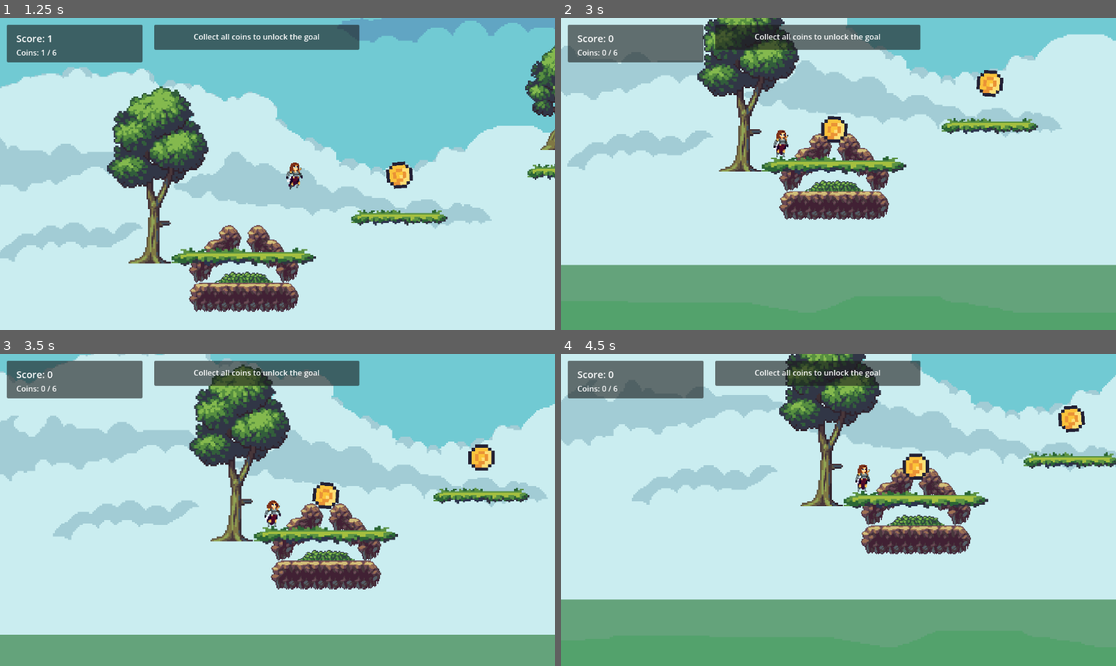
Above: before the commit, frames 1-4 (two rows, left to right).
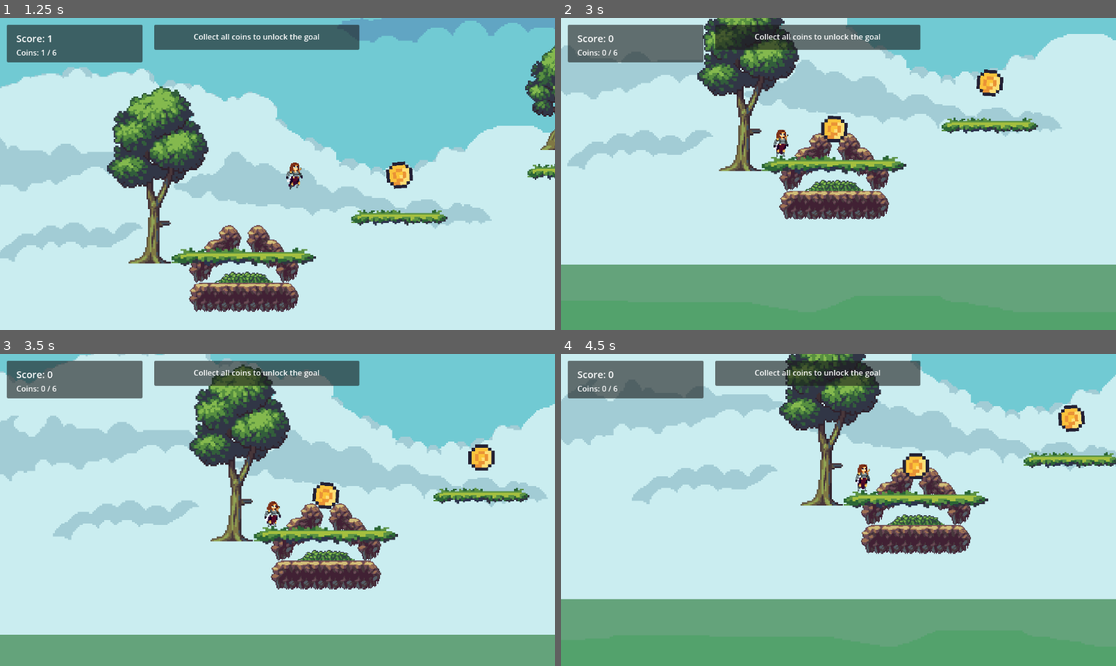
Above: after the commit, the same moments.

Repository: zyahav/g-game-platform
Game: Godot game, scene res://Main.tscn
Same seed, same stepped clock (60 frames per second), same inputs: the game is played once before the commit and once after it.
Inputs (mouse positions are in pixels of both pictures, inside the frame that each line leads up to):
- Up to frame 1 (1.25 s): tap Enter at 0.5 s; move the mouse to (399, 158) at 0.52 s; hold Right (move_right) from 0.53 s (still down); hold Shift from 0.53 s (still down); click (399, 158) at 0.67 s; tap Space (jump) at 0.77 s
- Up to frame 2 (3 s): release Right (move_right) at 1.25 s; release Shift at 1.25 s; drag from (727, 189) to (960, 174) at 1.27 s; move the mouse to (894, 105) at 2.02 s; hold Right (move_right) 2.03-2.75 s; tap Ctrl at 2.1 s; drag from (810, 236) to (672, 127) at 2.77 s
- Up to frame 3 (3.5 s): no input
- Up to frame 4 (4.5 s): move the mouse to (1005, 556) at 3.52 s; hold Left (move_left) 3.53-4.25 s; tap Alt at 3.6 s; tap Space (jump) at 3.77 s; drag from (672, 463) to (993, 388) at 4.27 s

Frame 1 is identical in both runs. In frame 2, 2.1% of the frame differs, in the area x 0-100%, y 0-80%; in frame 3, 0.2%; in frame 4, 2.4%, in the area x 0-100%, y 0-79%.

Commit message:
Enforce safe checkpoint respawns

Diff:
--- a/Main.tscn
+++ b/Main.tscn
@@ -199,7 +199,7 @@
 position = Vector2(-32, 118)
 
 [node name="Checkpoint1" parent="." instance=ExtResource("19_checkpoint")]
-position = Vector2(-48, -12)
+position = Vector2(-140, -34)
 
 [node name="Step3" type="StaticBody2D" parent="."]
 position = Vector2(80, -50)
--- a/main.gd
+++ b/main.gd
@@ -11,6 +11,8 @@
 @export var back_cloud_speed := 8.0
 @export var front_cloud_speed := 14.0
 @export var cloud_wrap_width := 2200.0
+@export var respawn_ground_check_distance := 120.0
+@export var respawn_surface_margin := 1.0
 
 @onready var player: CharacterBody2D = $Player
 @onready var spawn_point: Marker2D = $SpawnPoint
@@ -101,7 +103,7 @@
 	_start_game()
 
 func _reset_player() -> void:
-	player.global_position = respawn_position
+	player.global_position = _find_safe_respawn_position(respawn_position)
 	player.velocity = Vector2.ZERO
 
 	var anim := player.get_node_or_null("AnimatedSprite2D") as AnimatedSprite2D
@@ -193,7 +195,7 @@
 
 	checkpoint.activate()
 	has_checkpoint = true
-	respawn_position = checkpoint.get_respawn_position()
+	respawn_position = _find_safe_respawn_position(checkpoint.get_respawn_position())
 	checkpoint_score = score
 	checkpoint_collected_coins = _get_collected_coin_names()
 
@@ -233,6 +235,101 @@
 func _restore_checkpoint_coin_state() -> void:
 	for coin in get_tree().get_nodes_in_group("coins"):
 		coin.set_collected_state(coin.name in checkpoint_collected_coins)
+
+
+func _find_safe_respawn_position(preferred_position: Vector2) -> Vector2:
+	var preferred_safe_position := _safe_position_for(preferred_position)
+	if preferred_safe_position != Vector2.INF:
+		return preferred_safe_position
+
+	var start_safe_position := _safe_position_for(initial_spawn_position)
+	if start_safe_position != Vector2.INF:
+		return start_safe_position
+
+	return initial_spawn_position
+
+
+func _safe_position_for(source_position: Vector2) -> Vector2:
+	var ground_hit := _find_ground_below(source_position)
+	if ground_hit.is_empty():
+		return Vector2.INF
+
+	var candidate: Vector2 = ground_hit.position
+	candidate.y -= _get_player_floor_offset() + respawn_surface_margin
+
+	if _position_overlaps_hazard(candidate):
+		return Vector2.INF
+
+	if _position_overlaps_body(candidate):
+		return Vector2.INF
+
+	return candidate
+
+
+func _find_ground_below(source_position: Vector2) -> Dictionary:
+	var space_state := get_world_2d().direct_space_state
+	var query := PhysicsRayQueryParameters2D.create(
+		source_position,
+		source_position + Vector2(0.0, respawn_ground_check_distance)
+	)
+	query.collide_with_areas = false
+	query.collide_with_bodies = true
+
+	return space_state.intersect_ray(query)
+
+
+func _get_player_floor_offset() -> float:
+	var collision_shape := player.get_node_or_null("CollisionShape2D") as CollisionShape2D
+	if collision_shape == null:
+		return 20.0
+
+	var rectangle_shape := collision_shape.shape as RectangleShape2D
+	if rectangle_shape == null:
+		return 20.0
+
+	return collision_shape.position.y + rectangle_shape.size.y * 0.5
+
+
+func _position_overlaps_hazard(candidate_position: Vector2) -> bool:
+	for hazard in get_tree().get_nodes_in_group("hazards"):
+		if hazard is Area2D:
+			var hazard_shape := hazard.get_node_or_null("CollisionShape2D") as CollisionShape2D
+			if hazard_shape == null:
+				continue
+
+			var rectangle := hazard_shape.shape as RectangleShape2D
+			if rectangle == null:
+				continue
+
+			var hazard_center: Vector2 = hazard.global_position + hazard_shape.position
+			var half_size := rectangle.size * 0.5
+			var hazard_rect := Rect2(hazard_center - half_size, rectangle.size)
+			if hazard_rect.has_point(candidate_position):
+				return true
+
+	return false
+
+
+func _position_overlaps_body(candidate_position: Vector2) -> bool:
+	var collision_shape := player.get_node_or_null("CollisionShape2D") as CollisionShape2D
+	if collision_shape == null:
+		return false
+
+	var rectangle_shape := collision_shape.shape as RectangleShape2D
+	if rectangle_shape == null:
+		return false
+
+	var query := PhysicsShapeQueryParameters2D.new()
+	query.shape = rectangle_shape
+	query.transform = Transform2D(0.0, candidate_position + collision_shape.position)
+	query.collide_with_areas = false
+	query.collide_with_bodies = true
+	query.margin = 0.0
+
+	var space_state := get_world_2d().direct_space_state
+	var collisions := space_state.intersect_shape(query)
+
+	return collisions.size() > 0
 
 func _update_hud() -> void:
 	score_label.text = "Score: %d" % score
--- a/test/unit/test_main_scene.gd
+++ b/test/unit/test_main_scene.gd
@@ -134,7 +134,8 @@
 	assert_true(main_scene.has_checkpoint)
 	assert_eq(main_scene.checkpoint_score, 1)
 	assert_eq(main_scene.checkpoint_collected_coins, ["CoinStart"])
-	assert_eq(main_scene.respawn_position, checkpoint.get_respawn_position())
+	assert_true(main_scene._safe_position_for(checkpoint.get_respawn_position()) != Vector2.INF)
+	assert_eq(main_scene.respawn_position, main_scene._safe_position_for(checkpoint.get_respawn_position()))
 
 
 func test_restart_after_checkpoint_restores_saved_progress() -> void:
@@ -142,6 +143,7 @@
 	var checkpoint = main_scene.get_node("Checkpoint1")
 	var start_coin = main_scene.get_node("CoinStart")
 	var later_coin = main_scene.get_node("Coin4")
+	var safe_checkpoint_position = main_scene._safe_position_for(checkpoint.get_respawn_position())
 
 	main_scene._start_game()
 	start_coin.collect()
@@ -156,9 +158,29 @@
 
 	assert_eq(main_scene.state, main_scene.GameState.PLAYING)
 	assert_eq(main_scene.score, 1)
-	assert_almost_eq(main_scene.player.global_position, checkpoint.get_respawn_position(), Vector2(1.0, 1.0))
+	assert_eq(main_scene.respawn_position, safe_checkpoint_position)
+	assert_almost_eq(main_scene.player.global_position, safe_checkpoint_position, Vector2(1.0, 1.0))
 	assert_true(start_coin.is_collected)
 	assert_false(later_coin.is_collected)
+
+
+func test_checkpoint_respawn_is_safe_without_input_for_half_second() -> void:
+	var main_scene = _make_main_scene()
+	var checkpoint = main_scene.get_node("Checkpoint1")
+	var start_coin = main_scene.get_node("CoinStart")
+
+	main_scene._start_game()
+	start_coin.collect()
+	await wait_process_frames(1)
+	main_scene._on_checkpoint_activated(checkpoint)
+	main_scene._lose()
+	main_scene._restart_game()
+
+	await wait_physics_frames(30)
+
+	assert_eq(main_scene.state, main_scene.GameState.PLAYING)
+	assert_true(main_scene.player.is_physics_processing())
+	assert_lt(main_scene.player.global_position.y, main_scene.fall_limit)
 
 
 func test_win_then_restart_starts_fresh_even_with_checkpoint() -> void:
Not shown, changed: AGENT_GUIDE.md
Not shown, changed: state/current-status.md
Not shown, changed: state/session-log.md
Not shown, changed: state/task-board.md
Not shown, changed: state/verification-checklist.md
